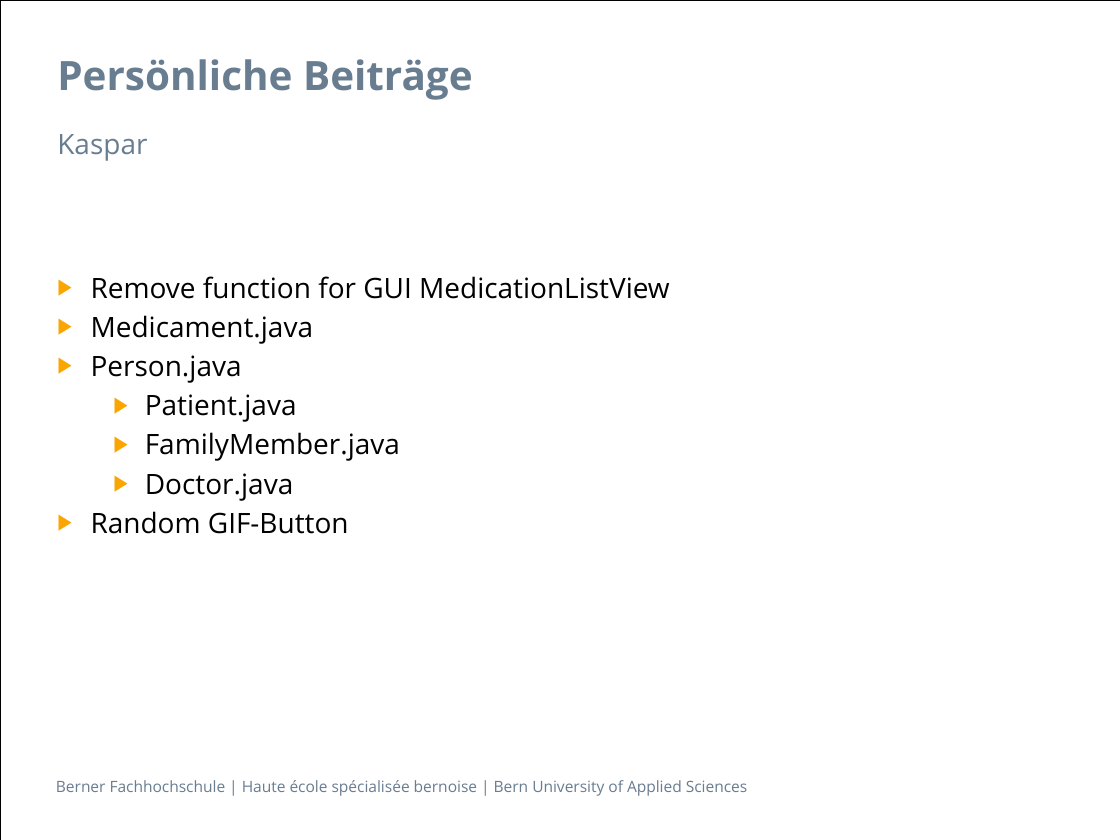
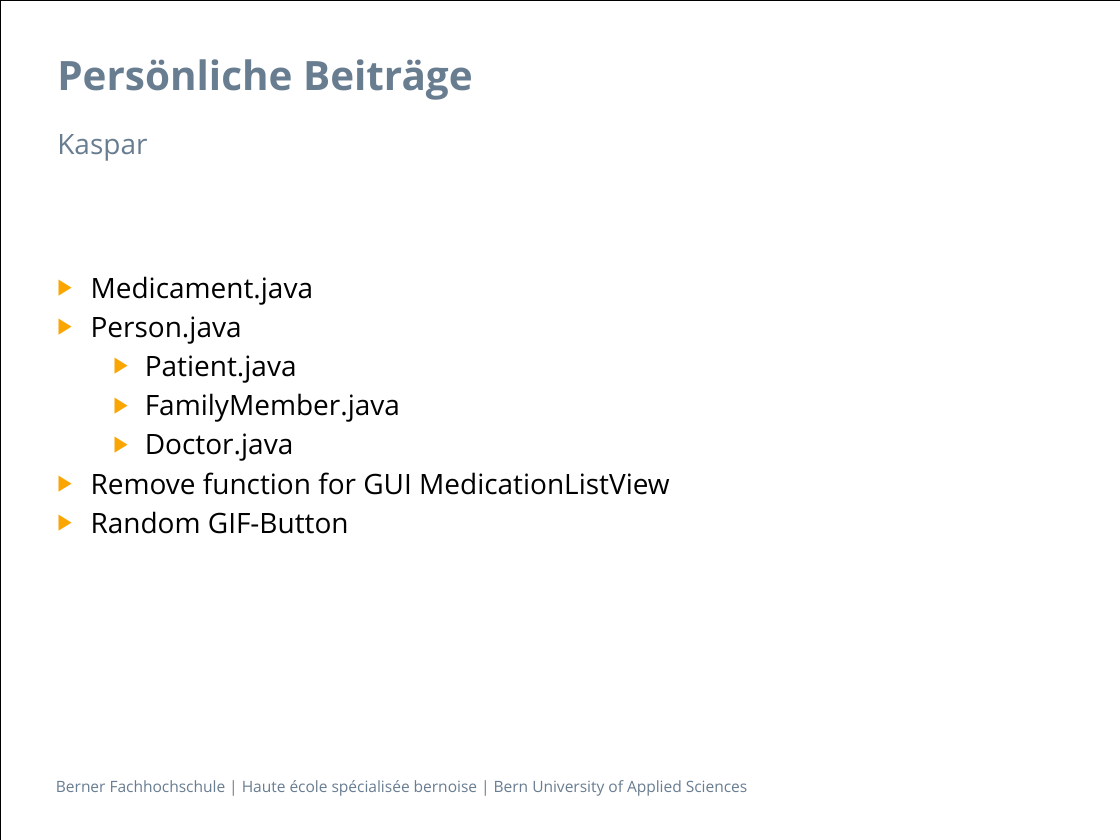
Before and after one commit to zyssm4/ch.bfh.btx8081.w2015.red, a slide deck: slide 5 of doc/Task14/task14_presentation Schlurp.pptx. Drawn at 1120x840 pixels with LibreOffice and Linux fonts; fonts in the diff are those of the drawing; background and template pictures are left out. Boxes give left, top, right and bottom in pixels: in the first picture for what was removed or moved away, otherwise in the second. Text is boxed around its words. In the diff, an @@ line names an element or a change of style, - is before the commit and + after.

Commit message:
update slides

```diff
--- a/doc/Task14/task14_presentation Schlurp.pptx
+++ b/doc/Task14/task14_presentation Schlurp.pptx
@@ text at (91, 276, 670, 299): paragraph removed @@
-▶ Remove function for GUI MedicationListView
@@ text at (91, 472, 670, 495): paragraph added @@
+▶ Remove function for GUI MedicationListView
```
Also in this commit, not shown: 1 slide added, 1 other file.
